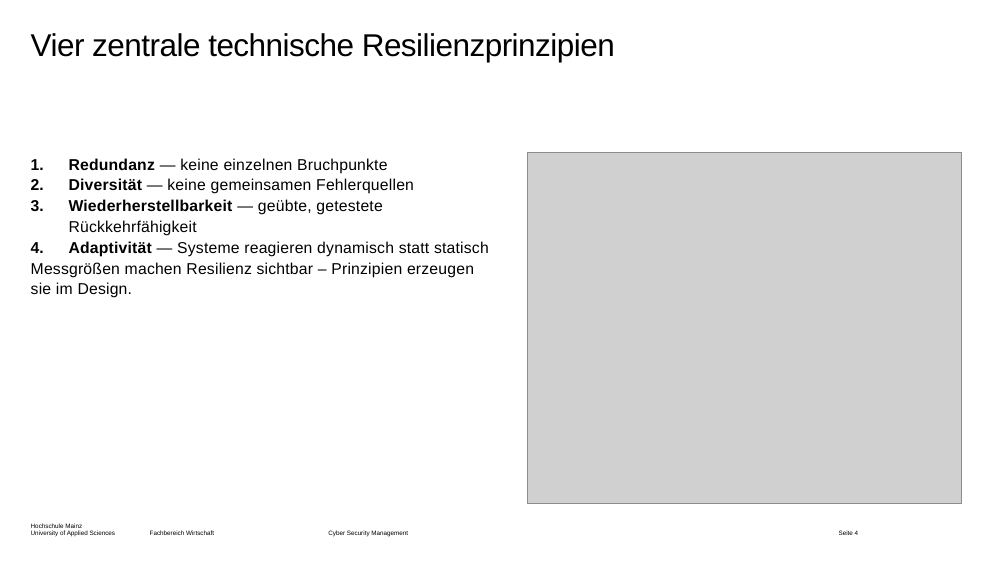
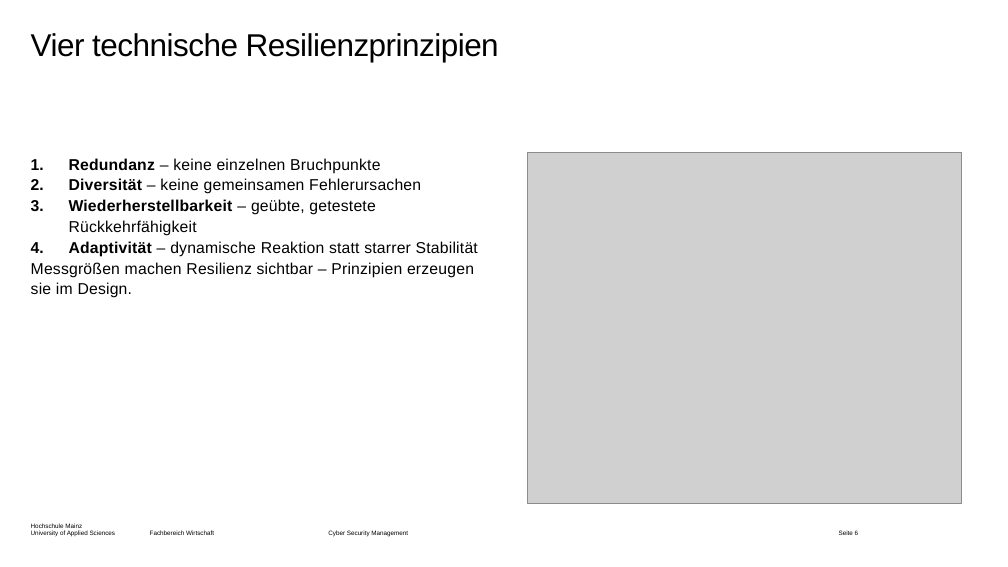
Before and after one commit to dlo-delphi/csm-cyber_resilienz-quarto, a slide deck: slide 6 of Präsentationen/Termin-03/_powerpoint/main.pptx (slide 4 before the commit). Drawn at 1008x567 pixels with LibreOffice and Linux fonts; fonts in the diff are those of the drawing; grey boxes stand for pictures; background and template pictures are left out. Boxes give left, top, right and bottom in pixels: in the first picture for what was removed or moved away, otherwise in the second. Text is boxed around its words. In the diff, an @@ line names an element or a change of style, - is before the commit and + after.

```diff
--- a/Präsentationen/Termin-03/_powerpoint/main.pptx
+++ b/Präsentationen/Termin-03/_powerpoint/main.pptx
@@ title at box(31, 33, 499, 62): text changed @@
-Vier zentrale technische Resilienzprinzipien
+Vier technische Resilienzprinzipien
@@ text at box(69, 158, 478, 257): text changed @@
-1. Redundanz — keine einzelnen Bruchpunkte
-2. Diversität — keine gemeinsamen Fehlerquellen
-3. Wiederherstellbarkeit — geübte, getestete Rückkehrfähigkeit
-4. Adaptivität — Systeme reagieren dynamisch statt statisch
+1. Redundanz – keine einzelnen Bruchpunkte
+2. Diversität – keine gemeinsamen Fehlerursachen
+3. Wiederherstellbarkeit – geübte, getestete Rückkehrfähigkeit
+4. Adaptivität – dynamische Reaktion statt starrer Stabilität
```
Also in this commit, not shown: 13 other slides changed, 12 slides added, 1 slide removed, 30 other files.
